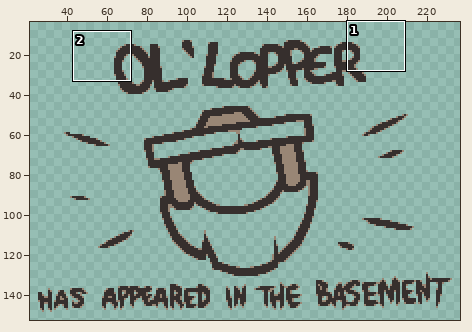
A sprite sheet gets an edit: resources/gfx/ui/achievement/achievement_ollopper.png. The picture above shows the old version from afar; the outline marks the close-up.
Close-up. Before the commit:
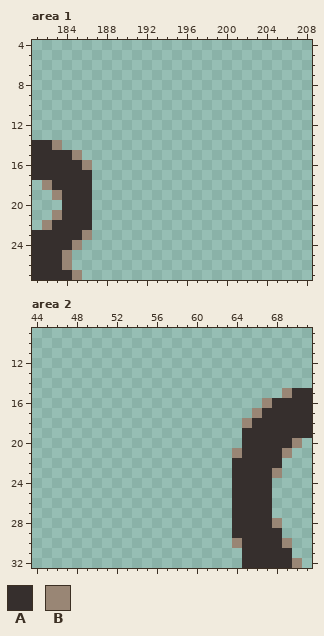
The file is 263x176 pixels. Shown: area 1: x 181..208, y 4..27; area 2: x 44..71, y 9..32. The wide view leaves out empty margins.
Palette (. is transparent): A #362f2d  B #998675
Pixels before, area 1, first column x 181:
14 AAB...
15 AAAAB.
16 AAAAAB
17 AAAAAA
18 .BAAAA
19 ..BAAA
20 ...AAA
21 ..BAAA
22 .BAAAA
23 AAAAAB
24 AAAAB.
25 AAAB..
26 AAAB..
27 AAAAB.
Pixels before, area 2, first column x 64:
15 .....BAA
16 ...BAAAA
17 ..BAAAAA
18 .BAAAAAA
19 .AAAAAAA
20 .AAAAAB.
21 BAAAAB..
22 AAAAA...
23 AAAAB...
24 AAAA....
25 AAAA....
26 AAAA....
27 AAAA....
28 AAAAB...
29 AAAAA...
30 BAAAAB..
31 .AAAAA..
32 .AAAAAB.
New version:
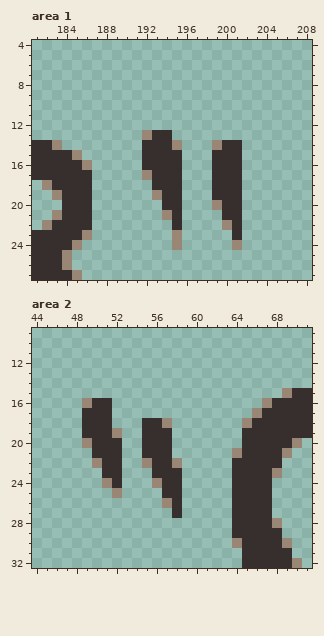
Commit message: Melted Candle achievement paper and tweaks
Diff:
Changed rows in their new state; - is an unchanged pixel.
Area 1:
first column x 192:
13 BAA-------
14 AAAB---BAA
15 AAAA---AAA
16 AAAA---AAA
17 BAAA---AAA
18 -AAA---AAA
19 -BAA---AAA
20 --AA---BAA
21 --BA----AA
22 ---A----BA
23 ---B-----A
24 ---B-----B
Area 2:
first column x 49:
16 BAA-------
17 AAA-------
18 AAA---AAB-
19 AAAB--AAA-
20 BAAA--AAA-
21 -AAA--AAA-
22 -BAA--BAAB
23 --AA---AAA
24 --BA---BAA
25 ---B----AA
26 --------BA
27 ---------A
Pixel boxes of the changes (left, top, right, bottom) in both close-ups:
added: (142, 130, 182, 250)
added: (212, 140, 242, 250)
added: (82, 398, 182, 518)
